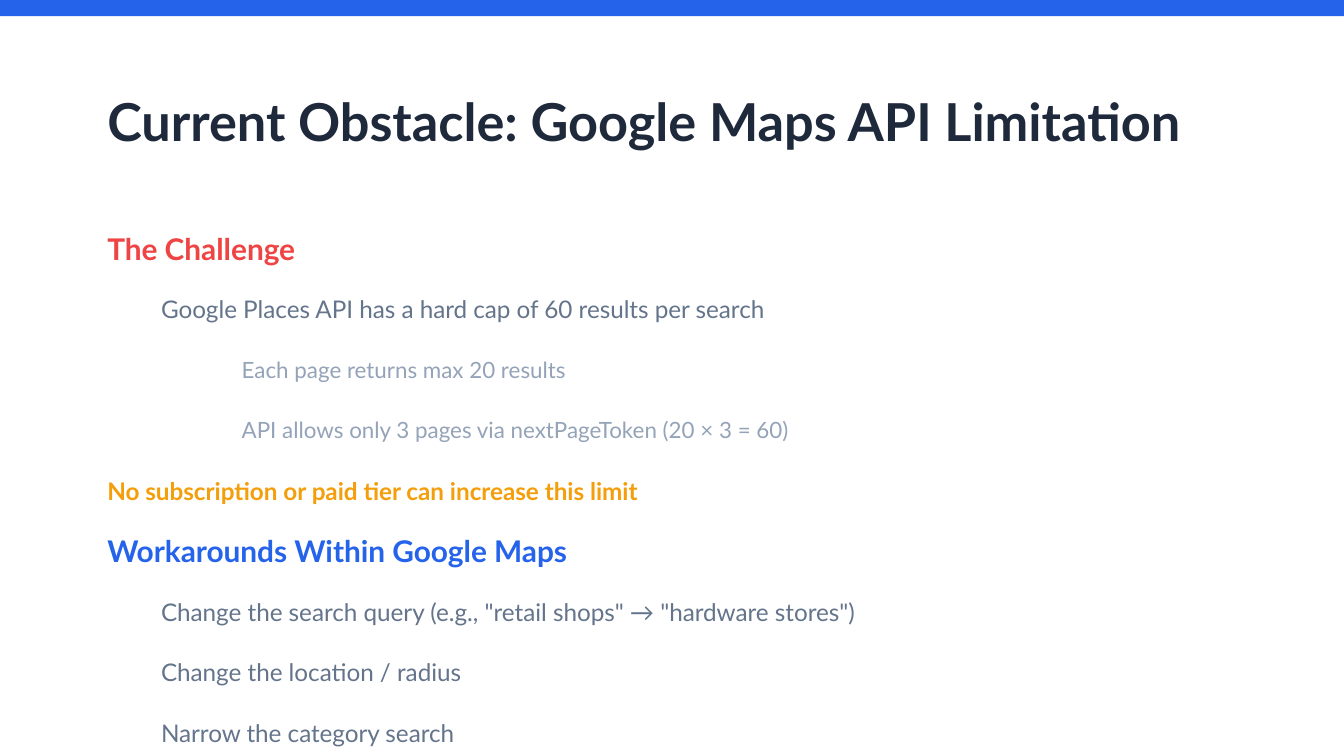
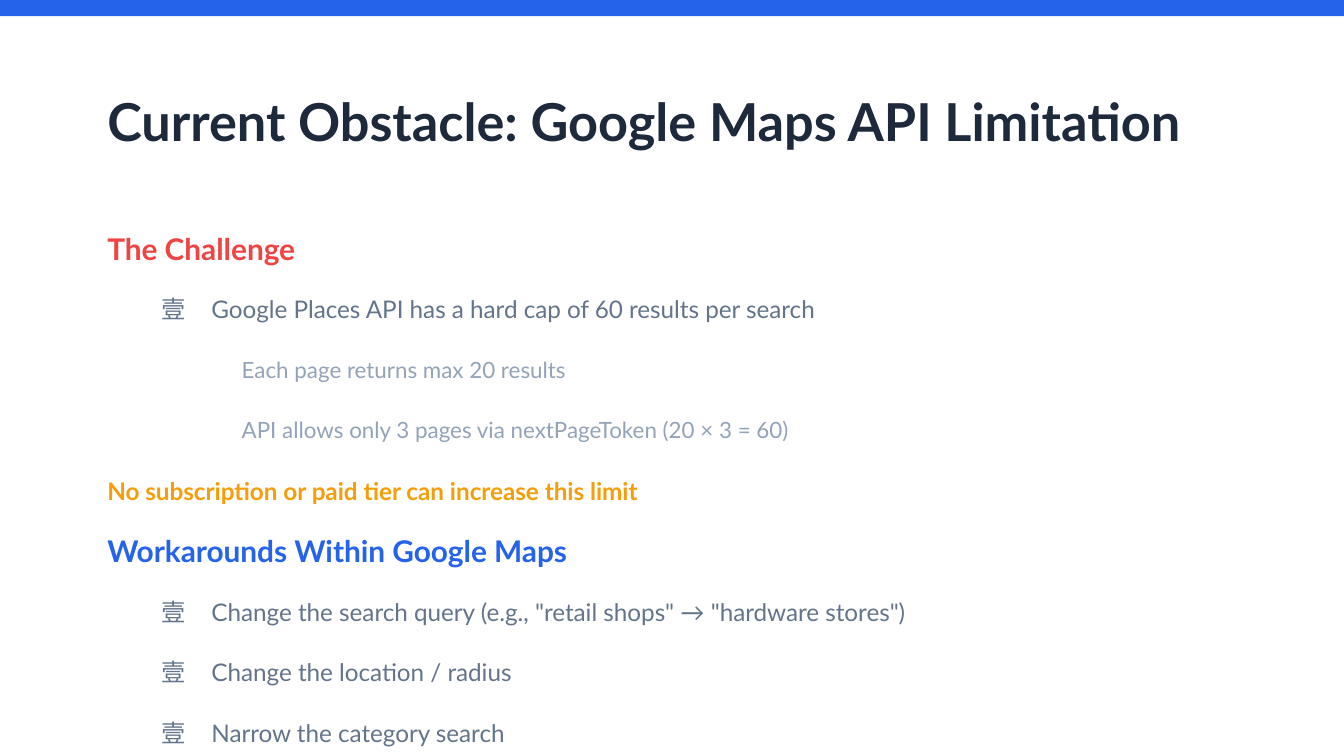
Before and after one commit to gaukaichuan/Lead-generator-, a slide deck: slide 2 of Sales_Lead_Generator_Proposal.pptx. Drawn at 1344x756 pixels with LibreOffice and Linux fonts; fonts in the diff are those of the drawing. Boxes give left, top, right and bottom in pixels: in the first picture for what was removed or moved away, otherwise in the second. Text is boxed around its words. In the diff, an @@ line names an element or a change of style, - is before the commit and + after.

```diff
--- a/Sales_Lead_Generator_Proposal.pptx
+++ b/Sales_Lead_Generator_Proposal.pptx
@@ bullet circle to ea1ChsPlain in 4 elements at box(211, 300, 815, 323), box(211, 602, 905, 626), box(211, 663, 512, 686), box(211, 724, 505, 747) @@
```
Also in this commit, not shown: 8 other slides changed, 2 other files.
